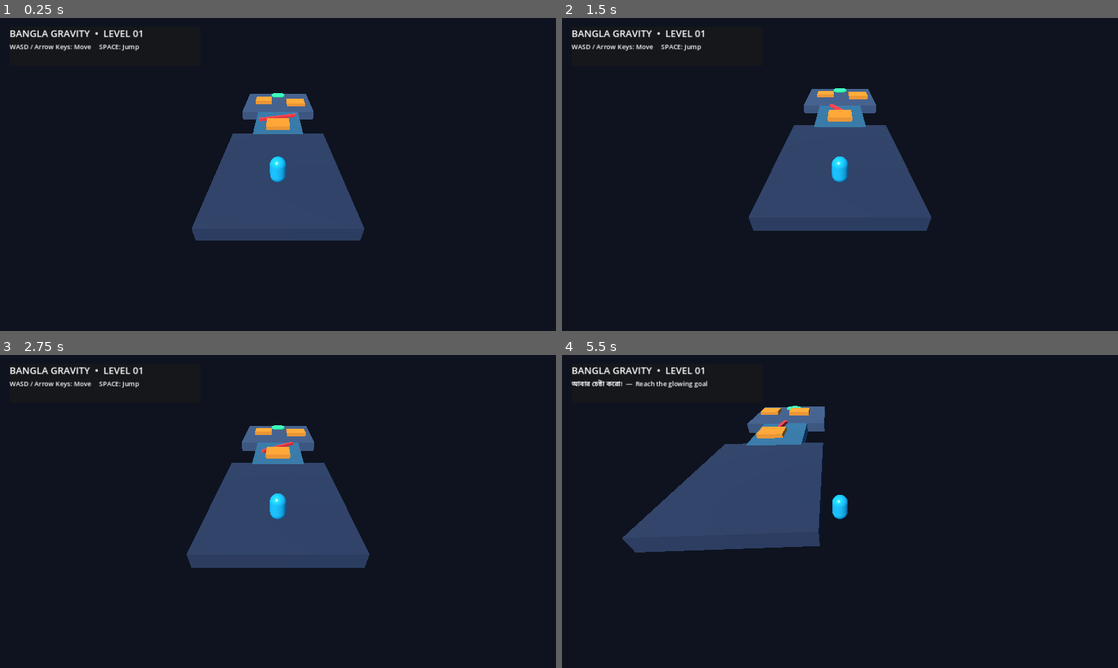
Above: before the commit, frames 1-4 (two rows, left to right).
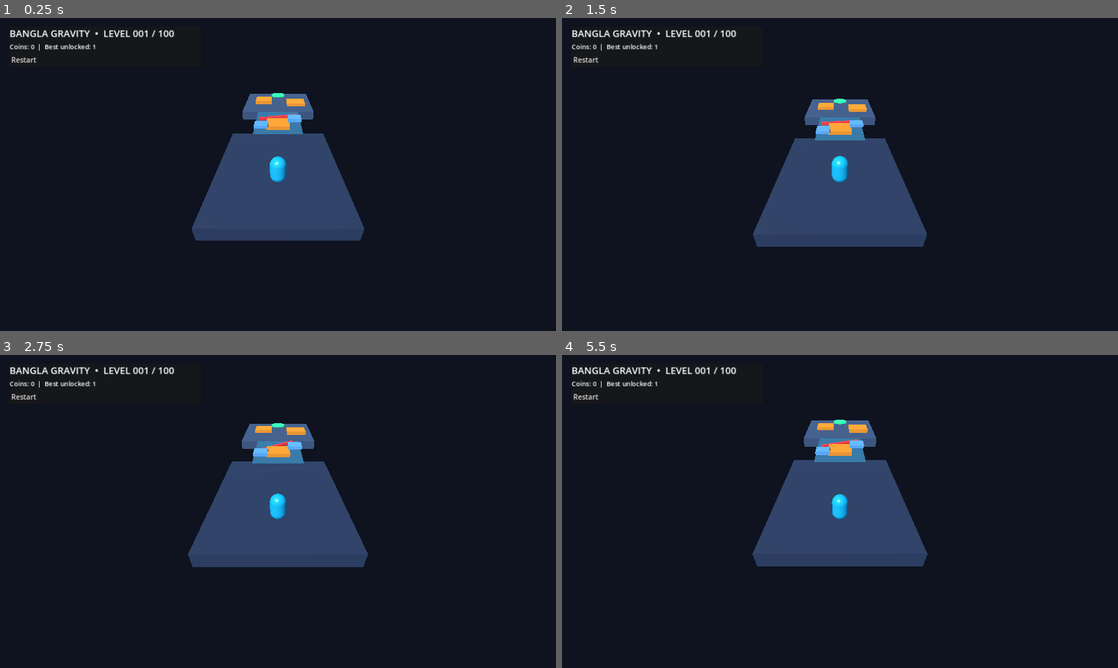
Above: after the commit, the same moments.

Repository: mssonamik34-arch/Bangla-gravity-
Game: Godot game, scene res://scenes/main.tscn
Two runs of this game, one before a commit and one after it. Both use one fixed random seed, a clock stepped at 60 frames per second and the inputs below.
Inputs (mouse positions are in pixels of both pictures, inside the frame that each line leads up to):
- Up to frame 1 (0.25 s): no input
- Up to frame 2 (1.5 s): click (584, 58) at 0.5 s, where only the run after the commit has a clickable "Restart"; click (584, 58) at 1.25 s, where only the run after the commit has a clickable "Restart"
- Up to frame 3 (2.75 s): click (22, 395) at 2 s, where only the run after the commit has a clickable "Restart"
- Up to frame 4 (5.5 s): hold D (move_right) 2.78-3.53 s; tap Space (jump) at 3.02, 3.77 s; hold S (move_back) 3.53-4.28 s; hold D (move_right) 4.28-5 s; click (584, 398) at 5 s, where only the run after the commit has a clickable "Restart"

The runs differ from the first frame. In frame 1, 0.5% of the frame differs, in the area x 1-55%, y 3-36%; in frame 2, 4.9%; in frame 3, 1.0%; in frame 4, 16%, in the area x 1-66%, y 3-68%.

Commit message:
Add 100-level progression, coin rewards and saved progress

Diff:
--- a/scripts/main.gd
+++ b/scripts/main.gd
@@ -6,8 +6,14 @@
 var elapsed := 0.0
 var won := false
 var hazard: Node3D
+var level_number := 1
+var total_coins := 0
+var best_level := 1
+var next_button: Button
+var goal_z := -17.0
 
 func _ready() -> void:
+	_load_progress()
 	_build_world()
 	_build_player()
 	_build_camera()
@@ -18,15 +24,21 @@
 		return
 	elapsed += delta
 	if is_instance_valid(hazard):
-		hazard.rotation.y += delta * 1.4
+		hazard.rotation.y += delta * (1.0 + float(level_number) * 0.025)
 	if camera:
 		var target := player.global_position + Vector3(0, 7.5, 10.0)
 		camera.global_position = camera.global_position.lerp(target, delta * 4.0)
 		camera.look_at(player.global_position + Vector3(0, 0.5, 0), Vector3.UP)
-	if not won and player.global_position.z < -17.0:
+	if not won and player.global_position.z < goal_z:
 		won = true
-		status_label.text = "LEVEL CLEAR!  +100 COINS"
+		total_coins += 100
+		best_level = max(best_level, min(level_number + 1, 100))
+		_save_progress()
+		status_label.text = "LEVEL CLEAR!  +100 COINS  |  Total: %d" % total_coins
 		status_label.add_theme_color_override("font_color", Color(0.35, 1.0, 0.55))
+		next_button.visible = level_number < 100
+		if level_number >= 100:
+			status_label.text = "YOU COMPLETED ALL 100 LEVELS!  Coins: %d" % total_coins
 	if player.global_position.y < -8.0:
 		player.global_position = Vector3(0, 2, 7)
 		player.velocity = Vector3.ZERO
@@ -54,6 +66,14 @@
 	_add_platform(Vector3(0, 1.0, -2.0), Vector3(2.2, 0.35, 2.2), Color(0.95, 0.58, 0.16))
 	_add_platform(Vector3(2.0, 1.6, -7.0), Vector3(2.0, 0.35, 2.0), Color(0.95, 0.58, 0.16))
 	_add_platform(Vector3(-1.8, 1.0, -10.0), Vector3(2.0, 0.35, 2.0), Color(0.95, 0.58, 0.16))
+	# Generate extra stepping stones as difficulty increases.
+	var extra_steps := mini(2 + int(level_number / 8), 14)
+	for i in range(extra_steps):
+		var step_z := -1.0 - float(i) * 0.92
+		var side := 1.0 if (i + level_number) % 2 == 0 else -1.0
+		var step_x := side * (1.0 + float((i * 3 + level_number) % 3) * 0.55)
+		var step_y := 1.0 + float((i + level_number) % 3) * 0.28
+		_add_platform(Vector3(step_x, step_y, step_z), Vector3(1.25, 0.28, 1.25), Color(0.25 + float(level_number % 5) * 0.1, 0.65, 0.9))
 
 	hazard = Node3D.new()
 	hazard.position = Vector3(0, 0.55, -5.0)
@@ -131,13 +151,25 @@
 	var column := VBoxContainer.new()
 	panel.add_child(column)
 	var title := Label.new()
-	title.text = "BANGLA GRAVITY  •  LEVEL 01"
+	title.text = "BANGLA GRAVITY  •  LEVEL %03d / 100" % level_number
 	title.add_theme_font_size_override("font_size", 22)
 	column.add_child(title)
 	status_label = Label.new()
 	status_label.text = "WASD / Arrow Keys: Move     SPACE: Jump"
 	status_label.add_theme_font_size_override("font_size", 15)
 	column.add_child(status_label)
+	status_label.text = "Coins: %d  |  Best unlocked: %d" % [total_coins, best_level]
+	var actions := HBoxContainer.new()
+	column.add_child(actions)
+	var restart_button := Button.new()
+	restart_button.text = "Restart"
+	restart_button.pressed.connect(_restart_level)
+	actions.add_child(restart_button)
+	next_button = Button.new()
+	next_button.text = "Next Level  →"
+	next_button.visible = false
+	next_button.pressed.connect(_next_level)
+	actions.add_child(next_button)
 	_build_touch_controls(layer)
 
 func _build_touch_controls(layer: CanvasLayer) -> void:
@@ -163,3 +195,33 @@
 	button.button_down.connect(Input.action_press.bind(action))
 	button.button_up.connect(Input.action_release.bind(action))
 	layer.add_child(button)
+
+
+func _load_progress() -> void:
+	var save := ConfigFile.new()
+	if save.load("user://progress.cfg") == OK:
+		level_number = clampi(int(save.get_value("progress", "level", 1)), 1, 100)
+		best_level = clampi(int(save.get_value("progress", "unlocked", 1)), 1, 100)
+		total_coins = maxi(0, int(save.get_value("progress", "coins", 0)))
+	level_number = mini(level_number, best_level)
+
+func _save_progress() -> void:
+	var save := ConfigFile.new()
+	save.set_value("progress", "level", level_number)
+	save.set_value("progress", "unlocked", best_level)
+	save.set_value("progress", "coins", total_coins)
+	save.save("user://progress.cfg")
+
+func _restart_level() -> void:
+	get_tree().reload_current_scene()
+
+func _next_level() -> void:
+	if level_number >= 100 or not won:
+		return
+	level_number += 1
+	var save := ConfigFile.new()
+	save.set_value("progress", "level", level_number)
+	save.set_value("progress", "unlocked", best_level)
+	save.set_value("progress", "coins", total_coins)
+	save.save("user://progress.cfg")
+	get_tree().reload_current_scene()
